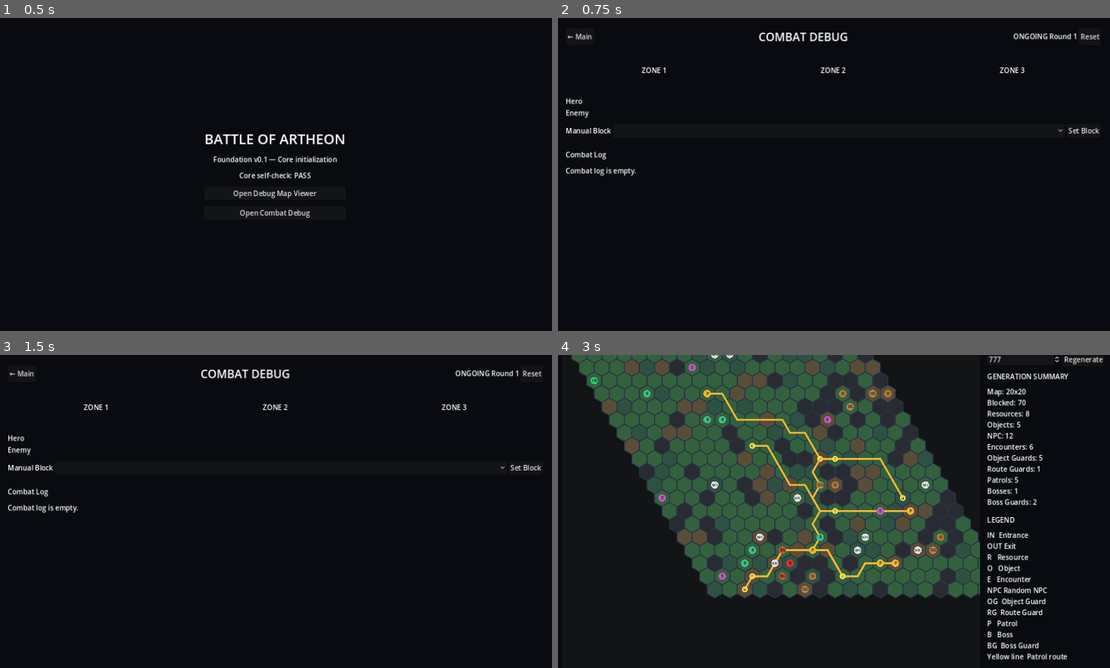
Above: before the commit, frames 1-4 (two rows, left to right).
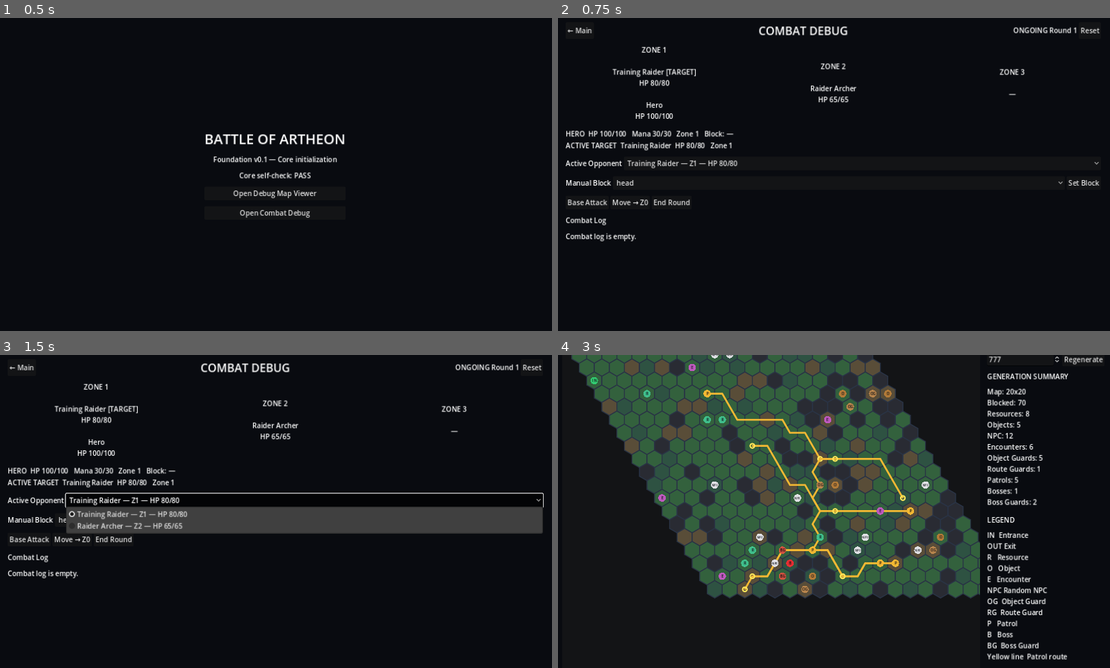
Above: after the commit, the same moments.

Repository: Archoniou1987/Battle-of-Artheon
Game: Godot game, scene res://scenes/main/main.tscn
Same seed, same stepped clock (60 frames per second), same inputs: the game is played once before the commit and once after it.
Inputs (mouse positions are in pixels of both pictures, inside the frame that each line leads up to):
- Up to frame 1 (0.5 s): no input
- Up to frame 2 (0.75 s): click "Open Combat Debug" at 0.5 s
- Up to frame 3 (1.5 s): click (303, 498) at 1.25 s, where only the run after the commit has a clickable "Training Raider — Z1 — HP 80/…"
- Up to frame 4 (3 s): click "← Main" at 2 s; click "Open Debug Map Viewer" at 2.75 s

Frame 1 is identical in both runs. In frame 2, 4.1% of the frame differs, in the area x 1-99%, y 2-72%; in frame 3, 12%; in frame 4, nothing differs.
Error before the commit: Invalid access to property or key 'item_selected' on a base object of type 'null instance'. (res://scenes/debug/debug_combat_viewer.gd:27)

Commit message:
Add active opponent selector to combat debug UI

Diff:
--- a/scenes/debug/debug_combat_viewer.tscn
+++ b/scenes/debug/debug_combat_viewer.tscn
@@ -55,7 +55,7 @@
 layout_mode = 2
 
 [node name="Zone1" type="Label" parent="Margin/VBox/Zones"]
-custom_minimum_size = Vector2(0, 90)
+custom_minimum_size = Vector2(0, 150)
 layout_mode = 2
 size_flags_horizontal = 3
 text = "ZONE 1"
@@ -63,7 +63,7 @@
 vertical_alignment = 1
 
 [node name="Zone2" type="Label" parent="Margin/VBox/Zones"]
-custom_minimum_size = Vector2(0, 90)
+custom_minimum_size = Vector2(0, 150)
 layout_mode = 2
 size_flags_horizontal = 3
 text = "ZONE 2"
@@ -71,7 +71,7 @@
 vertical_alignment = 1
 
 [node name="Zone3" type="Label" parent="Margin/VBox/Zones"]
-custom_minimum_size = Vector2(0, 90)
+custom_minimum_size = Vector2(0, 150)
 layout_mode = 2
 size_flags_horizontal = 3
 text = "ZONE 3"
@@ -88,6 +88,17 @@
 [node name="Enemy" type="Label" parent="Margin/VBox/Status"]
 layout_mode = 2
 text = "Enemy"
+
+[node name="Targeting" type="HBoxContainer" parent="Margin/VBox"]
+layout_mode = 2
+
+[node name="TargetLabel" type="Label" parent="Margin/VBox/Targeting"]
+layout_mode = 2
+text = "Active Opponent"
+
+[node name="TargetSelect" type="OptionButton" parent="Margin/VBox/Targeting"]
+layout_mode = 2
+size_flags_horizontal = 3
 
 [node name="Defence" type="HBoxContainer" parent="Margin/VBox"]
 layout_mode = 2
